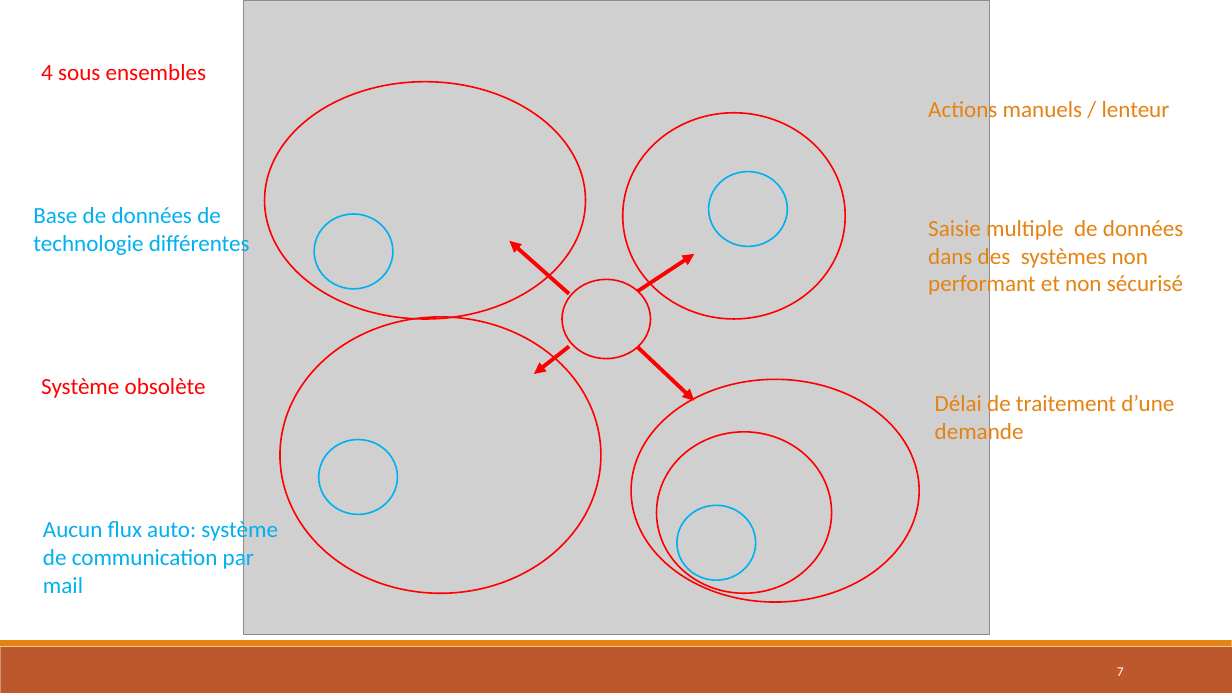
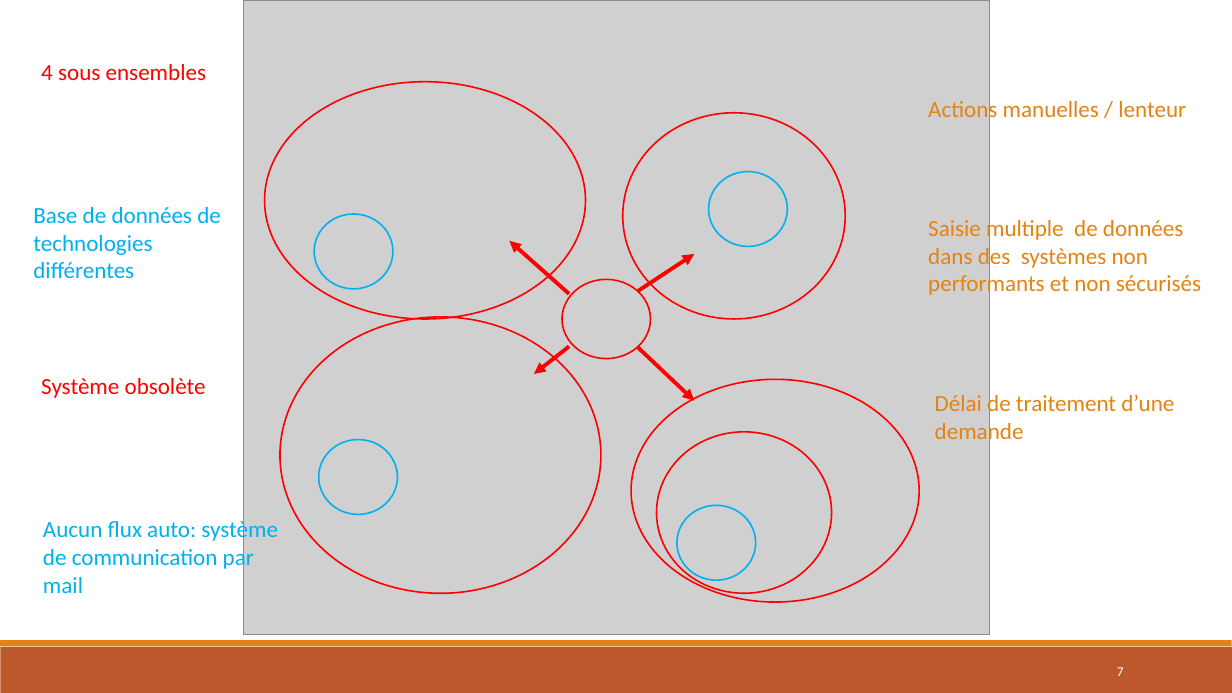
Before and after one commit to wilkill/P7-REP-AERO, a slide deck: slide 7 of Architecture/4 - Présentation/Présentation.pptx. Drawn at 1232x693 pixels with LibreOffice and Linux fonts; fonts in the diff are those of the drawing; grey boxes stand for pictures. Boxes give left, top, right and bottom in pixels: in the first picture for what was removed or moved away, otherwise in the second. Text is boxed around its words. In the diff, an @@ line names an element or a change of style, - is before the commit and + after.

```diff
--- a/Architecture/4 - Présentation/Présentation.pptx
+++ b/Architecture/4 - Présentation/Présentation.pptx
@@ text at <box>928,97,1186,123</box>: text changed @@
-Actions manuels / lenteur
+Actions manuelles / lenteur
@@ text at <box>33,207,221,278</box>: text changed @@
-Base de données de technologie différentes
+Base de données de technologies différentes
@@ text at <box>928,216,1201,298</box>: text changed @@
-Saisie multiple de données dans des systèmes non performant et non sécurisé
+Saisie multiple de données dans des systèmes non performants et non sécurisés
```
Also in this commit, not shown: 5 other slides changed.
